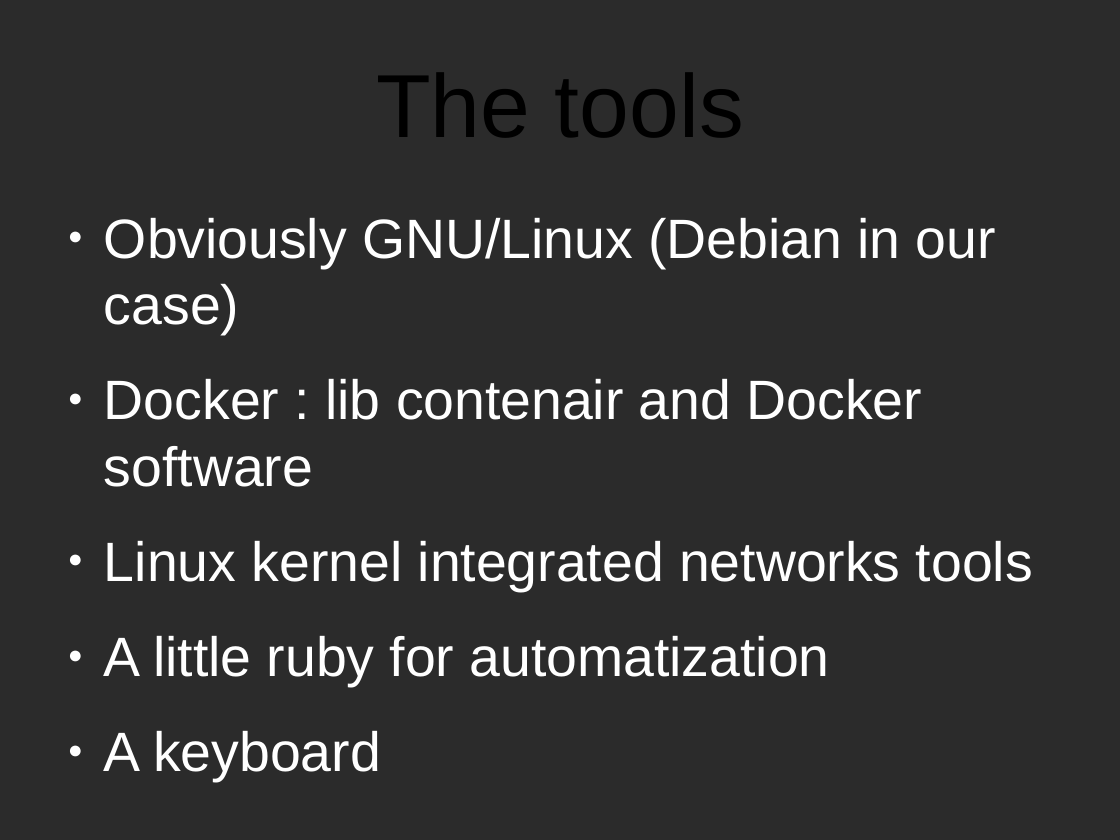
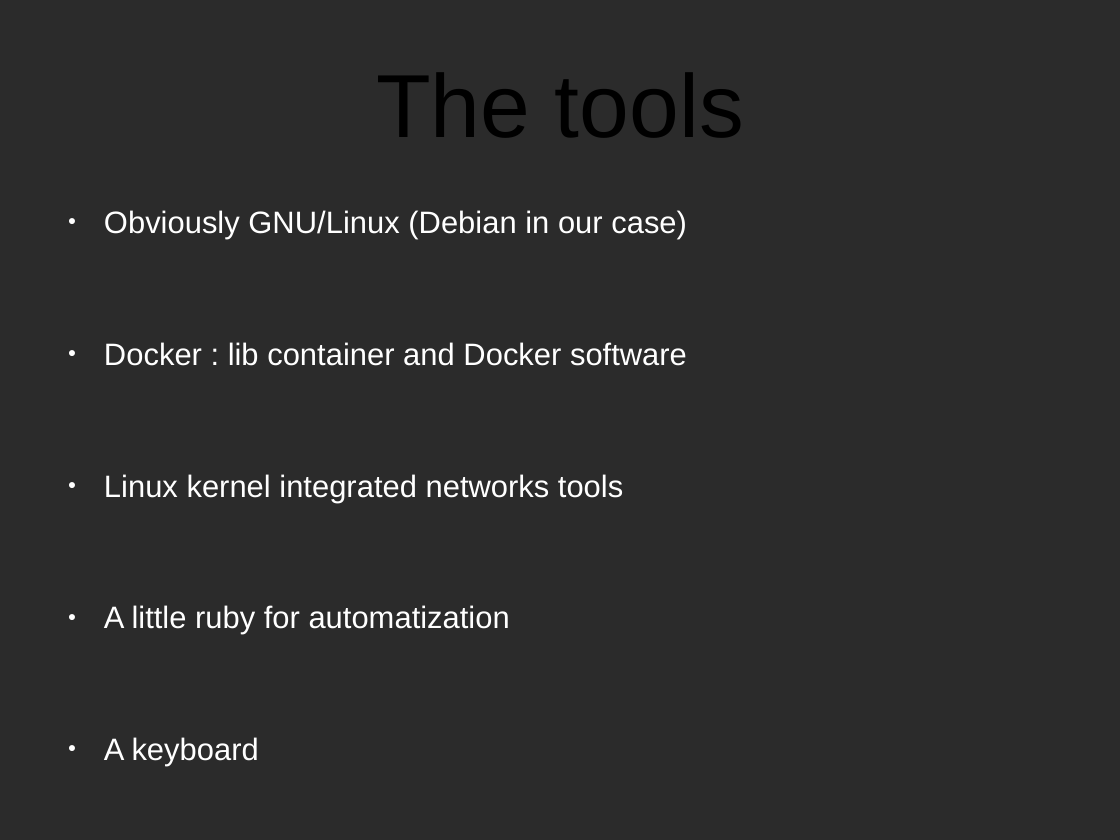
Before and after one commit to CPTmath67/anglais, a slide deck: slide 5 of presentation.odp. Drawn at 1120x840 pixels with LibreOffice and Linux fonts; fonts in the diff are those of the drawing; background and template pictures are left out; a plain dark background stands for a picture behind light text. Boxes give left, top, right and bottom in pixels: in the first picture for what was removed or moved away, otherwise in the second. Text is boxed around its words. In the diff, an @@ line names an element or a change of style, - is before the commit and + after.

```diff
--- a/presentation.odp
+++ b/presentation.odp
@@ text at box(104, 210, 687, 635): size 39.3 to 21.9 pt in "Obviously GNU/Linux (Debian in our case)", "Linux kernel integrated networks tools", "A little ruby for automatization", "A keyboard" @@
@@ text at box(104, 342, 687, 366): text changed; size 39.3 to 21.9 pt @@
-● Docker : lib contenair and Docker software
+● Docker : lib container and Docker software
```
Also in this commit, not shown: 2 other slides changed.
